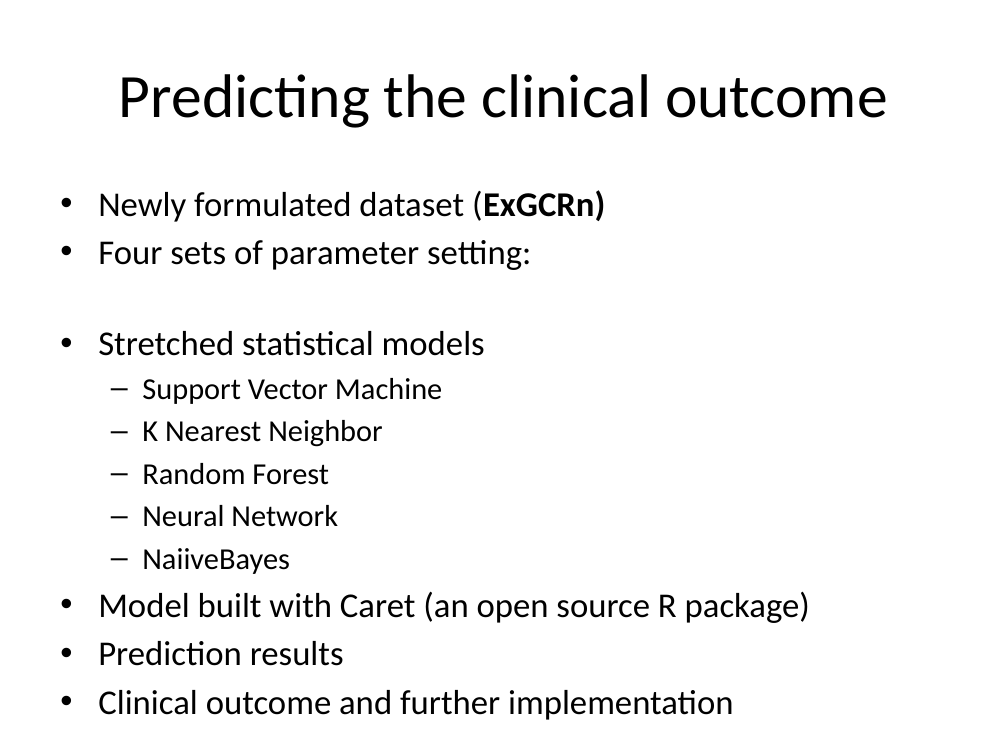
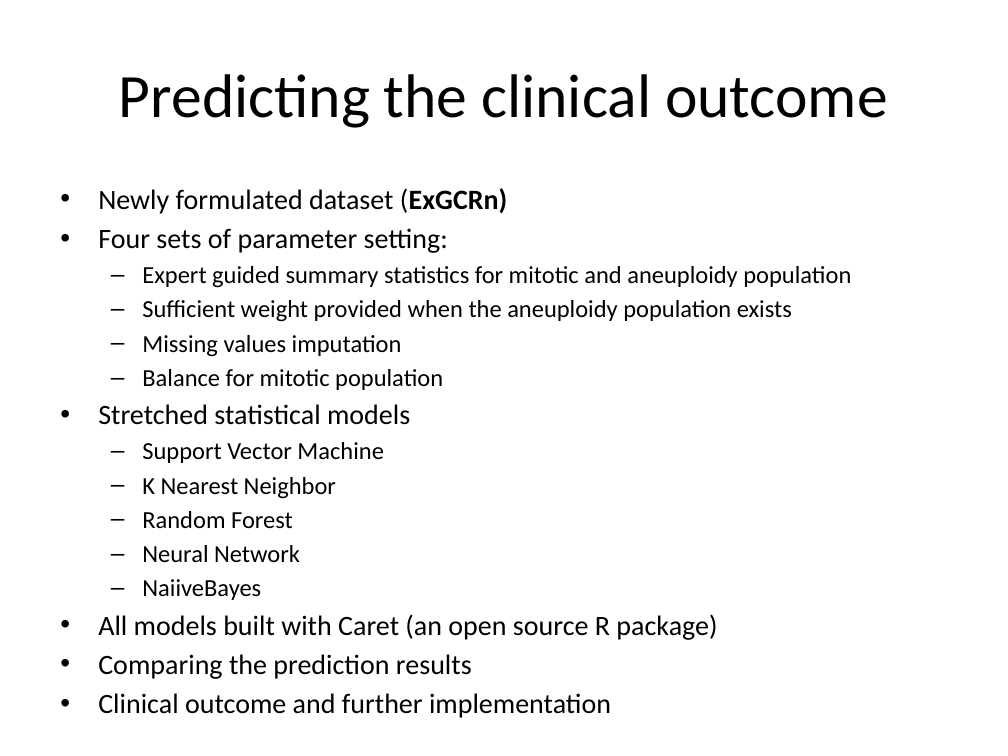
Before and after one commit to 2waybene/mixturemodel, a slide deck: slide 20 of BeijingMeeting/OralCancer.pptx (slide 22 before the commit). Drawn at 1008x756 pixels with LibreOffice and Linux fonts; fonts in the diff are those of the drawing. Boxes give left, top, right and bottom in pixels: in the first picture for what was removed or moved away, otherwise in the second. Text is boxed around its words. In the diff, an @@ line names an element or a change of style, - is before the commit and + after.

```diff
--- a/BeijingMeeting/OralCancer.pptx
+++ b/BeijingMeeting/OralCancer.pptx
@@ text at (98,188,507,600): size 24.8 to 20 pt in "Newly formulated dataset (ExGCRn)", "Four sets of parameter setting:", "Stretched statistical models", "Clinical outcome and further implementation"; size 21.7 to 17.5 pt in "Support Vector Machine", "K Nearest Neighbor", "Random Forest", "Neural Network" and 1 more places @@
@@ text at (142,266,851,390): paragraphs added @@
+  – Expert guided summary statistics for mitotic and aneuploidy population
+  – Sufficient weight provided when the aneuploidy population exists
+  – Missing values imputation
+  – Balance for mitotic population
@@ text at (98,614,717,679): text changed; size 24.8 to 20 pt @@
-• Model built with Caret (an open source R package)
-• Prediction results
+• All models built with Caret (an open source R package)
+• Comparing the prediction results
```
Also in this commit, not shown: 5 other slides changed, 14 slides added, 10 slides removed, 8 other files.
